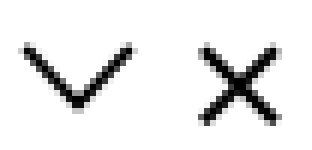
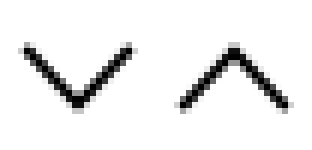
Layers edited between the first and the second w=312, h=150 image:
added layer "toggle-icon Kopie" above "toggle-icon" over [174, 42, 294, 114]
hid "default-skin" over [198, 42, 282, 126]
